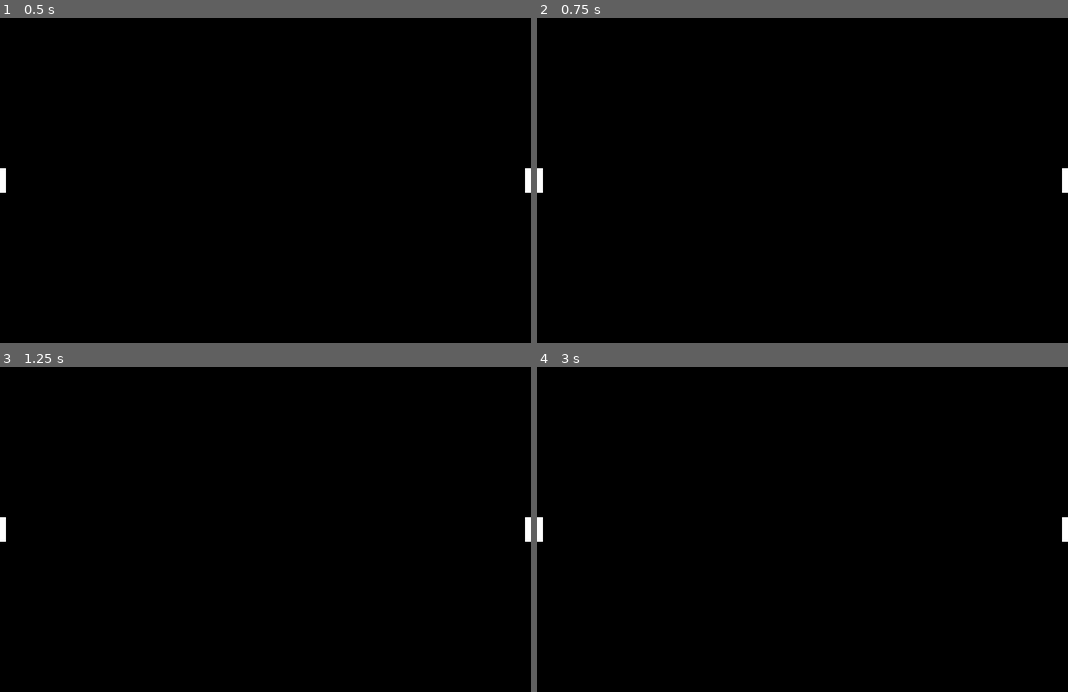
Above: before the commit, frames 1-4 (two rows, left to right).
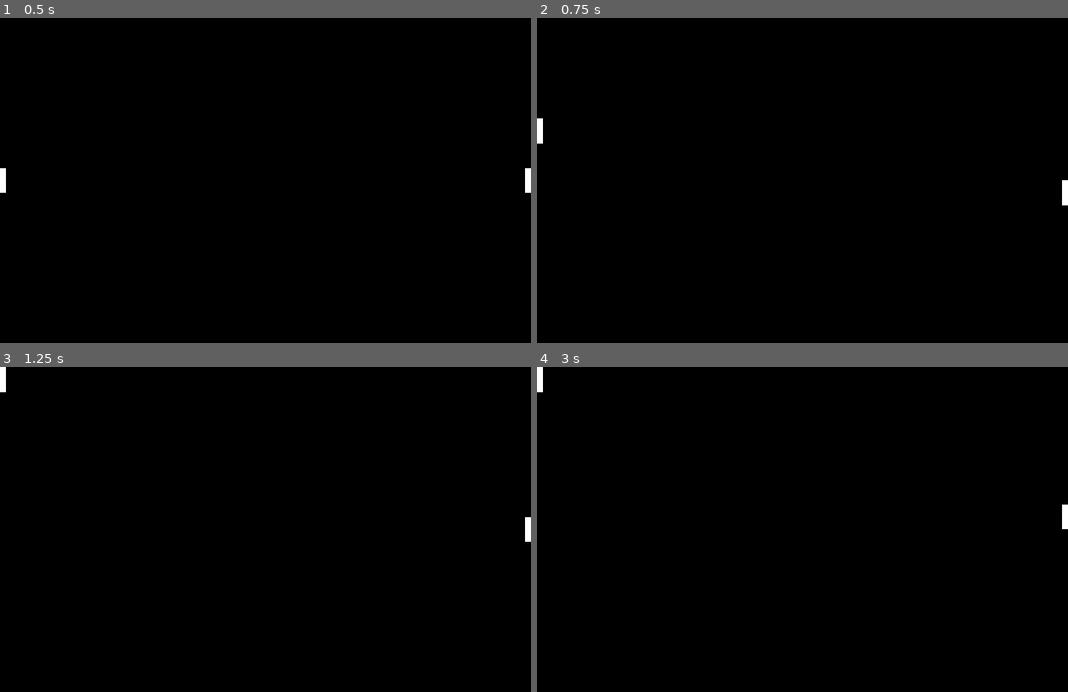
Above: after the commit, the same moments.

Repository: menteValidus/20-games-challenge
Game: Godot game, scene res://scenes/main.tscn
The game is run twice, just before and just after one commit, with the same random seed, the same clock (stepped at 60 frames per second) and the same inputs.
Inputs:
- Up to frame 1 (0.5 s): no input
- Up to frame 2 (0.75 s): tap Enter at 0.5 s; hold W (up, bound only after the commit) from 0.53 s (still down); tap Down (down_2, bound only after the commit) at 0.6 s
- Up to frame 3 (1.25 s): keep holding W (up, bound only after the commit); tap Up (up_2, bound only after the commit) at 0.8 s
- Up to frame 4 (3 s): release W (up, bound only after the commit) at 1.28 s; hold S (down, bound only after the commit) 1.28-2.03 s; tap Up (up_2, bound only after the commit) at 1.35, 2.3, 2.85 s; tap Down (down_2, bound only after the commit) at 1.55, 2.1 s; hold W (up, bound only after the commit) from 2.03 s (still down)

Frame 1 is identical in both runs. In frame 2, 0.3% of the frame differs, in the area x 0-100%, y 30-58%; in frame 3, 0.2%; in frame 4, 0.3%, in the area x 0-100%, y 0-54%.

Commit message:
Implement movement of both paddles

Diff:
--- a/1-pong/project.godot
+++ b/1-pong/project.godot
@@ -20,3 +20,26 @@
 window/size/viewport_width=858
 window/size/viewport_height=525
 window/stretch/mode="canvas_items"
+
+[input]
+
+up={
+"deadzone": 0.5,
+"events": [Object(InputEventKey,"resource_local_to_scene":false,"resource_name":"","device":-1,"window_id":0,"alt_pressed":false,"shift_pressed":false,"ctrl_pressed":false,"meta_pressed":false,"pressed":false,"keycode":87,"physical_keycode":0,"key_label":0,"unicode":119,"echo":false,"script":null)
+]
+}
+down={
+"deadzone": 0.5,
+"events": [Object(InputEventKey,"resource_local_to_scene":false,"resource_name":"","device":-1,"window_id":0,"alt_pressed":false,"shift_pressed":false,"ctrl_pressed":false,"meta_pressed":false,"pressed":false,"keycode":83,"physical_keycode":0,"key_label":0,"unicode":115,"echo":false,"script":null)
+]
+}
+up_2={
+"deadzone": 0.5,
+"events": [Object(InputEventKey,"resource_local_to_scene":false,"resource_name":"","device":-1,"window_id":0,"alt_pressed":false,"shift_pressed":false,"ctrl_pressed":false,"meta_pressed":false,"pressed":false,"keycode":4194320,"physical_keycode":0,"key_label":0,"unicode":0,"echo":false,"script":null)
+]
+}
+down_2={
+"deadzone": 0.5,
+"events": [Object(InputEventKey,"resource_local_to_scene":false,"resource_name":"","device":-1,"window_id":0,"alt_pressed":false,"shift_pressed":false,"ctrl_pressed":false,"meta_pressed":false,"pressed":false,"keycode":4194322,"physical_keycode":0,"key_label":0,"unicode":0,"echo":false,"script":null)
+]
+}
--- a/1-pong/scenes/main.tscn
+++ b/1-pong/scenes/main.tscn
@@ -1,8 +1,10 @@
-[gd_scene load_steps=4 format=3 uid="uid://btjtioi4ho5nm"]
+[gd_scene load_steps=6 format=3 uid="uid://btjtioi4ho5nm"]
 
 [ext_resource type="Texture2D" uid="uid://c54qkqrwsuxs4" path="res://base-color.png" id="1_6np6q"]
 [ext_resource type="PackedScene" uid="uid://d27mkyatl34ee" path="res://scenes/paddle.tscn" id="2_4euah"]
 [ext_resource type="PackedScene" uid="uid://bermmy2rwf6o0" path="res://scenes/wall.tscn" id="2_eljtf"]
+[ext_resource type="Script" path="res://scenes/player.gd" id="4_f3ga6"]
+[ext_resource type="Script" path="res://scenes/opponent.gd" id="5_ywofb"]
 
 [node name="Main" type="Node"]
 
@@ -29,6 +31,8 @@
 
 [node name="Player" parent="." instance=ExtResource("2_4euah")]
 position = Vector2(-424, 0)
+script = ExtResource("4_f3ga6")
 
 [node name="Opponent" parent="." instance=ExtResource("2_4euah")]
 position = Vector2(424, 0)
+script = ExtResource("5_ywofb")
--- /dev/null
+++ b/1-pong/scenes/opponent.gd
@@ -0,0 +1,10 @@
+extends CharacterBody2D
+
+
+const SPEED = 300.0
+
+
+func _process(delta):
+	var input_direction = Input.get_axis("up_2", "down_2")
+	velocity = transform.y * input_direction * SPEED
+	move_and_slide()
--- a/1-pong/scenes/paddle.tscn
+++ b/1-pong/scenes/paddle.tscn
@@ -5,7 +5,7 @@
 [sub_resource type="RectangleShape2D" id="RectangleShape2D_n62ta"]
 size = Vector2(10, 40)
 
-[node name="Player" type="Area2D"]
+[node name="Player" type="CharacterBody2D"]
 metadata/_edit_group_ = true
 
 [node name="CollisionShape2D" type="CollisionShape2D" parent="."]
--- /dev/null
+++ b/1-pong/scenes/player.gd
@@ -0,0 +1,10 @@
+extends CharacterBody2D
+
+
+@export var SPEED = 400
+
+
+func _process(delta):
+	var input_direction = Input.get_axis("up", "down")
+	velocity = transform.y * input_direction * SPEED
+	move_and_slide()
